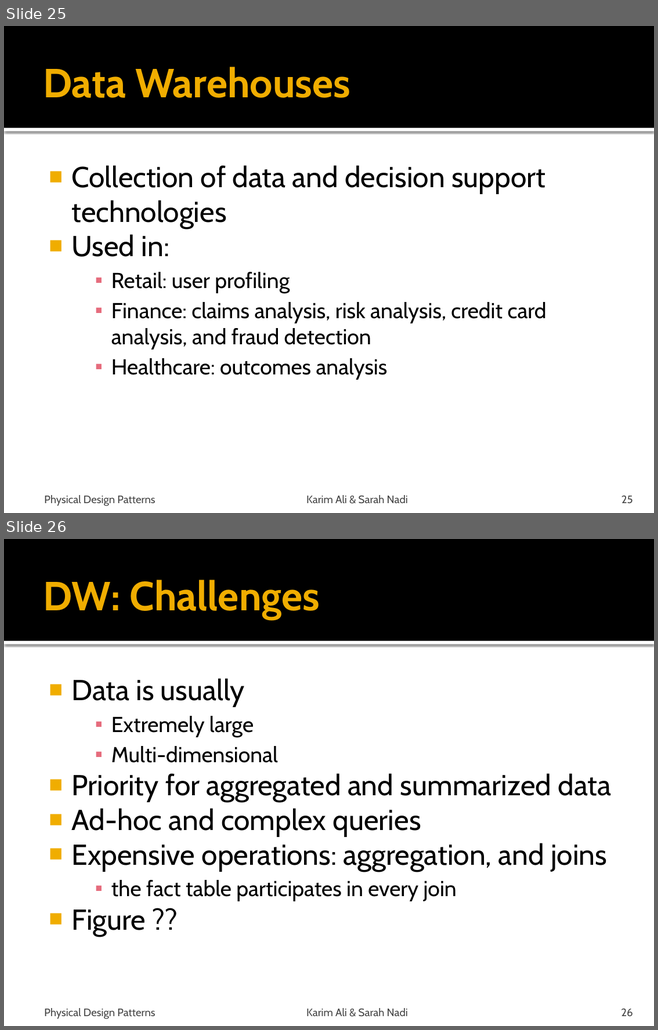
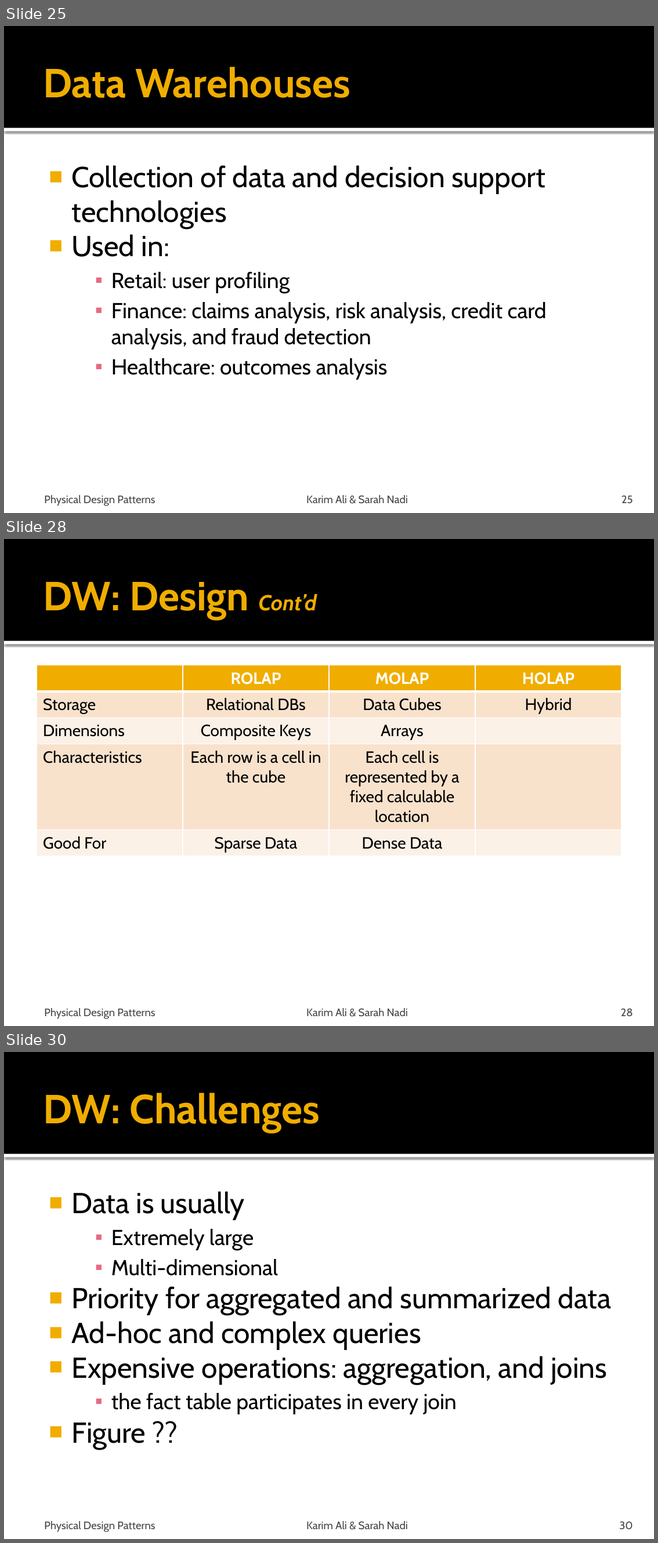
Before and after one commit to snadi/cs848-db, a slide deck: cs848-db/PhysDesignPres.pptx. Shown one above the other, each under a label of ours: slides 25 and 26 before the commit, slides 25, 28 and 30 after it; the slides between them are not shown. The pictures are 658x1030 and 658x1543 pixels, drawn with LibreOffice and Linux fonts; fonts in the diff are those of the drawing. Boxes give left, top, right and bottom in pixels: in the first picture for what was removed or moved away, otherwise in the second. Text is boxed around its words. In the diff, an @@ line names an element or a change of style, - is before the commit and + after.

```diff
--- a/cs848-db/PhysDesignPres.pptx
+++ b/cs848-db/PhysDesignPres.pptx
@@ slide 28 added at (4, 539, 654, 1026), background #FFFFFF; not listed: 2 template elements that a slide beside it also shows @@
@@ title added at (43, 582, 317, 620), 45 pt, text #F0AD00, bold @@
+DW: Design Cont’d
@@ table added at (36, 665, 621, 855), 5 rows, 4 columns @@
+ | ROLAP | MOLAP | HOLAP
+Storage | Relational DBs | Data Cubes | Hybrid
+Dimensions | Composite Keys | Arrays | 
+Characteristics | Each row is a cell in the cube | Each cell is represented by a fixed calculable location | 
+Good For | Sparse Data | Dense Data | 
@@ text added at (44, 1008, 155, 1019), 12 pt, text #454545 @@
+Physical Design Patterns
@@ text added at (306, 1008, 408, 1017), 12 pt, text #454545 @@
+Karim Ali & Sarah Nadi
@@ page number added at (621, 1008, 633, 1016), 12 pt, text #454545 @@
+28
@@ what was slide 26 is now slide 30 @@
@@ page number at (619, 1521, 633, 1530): text changed @@
-26
+30
```
Also in this commit, not shown: 4 slides changed, 6 other slides added.
